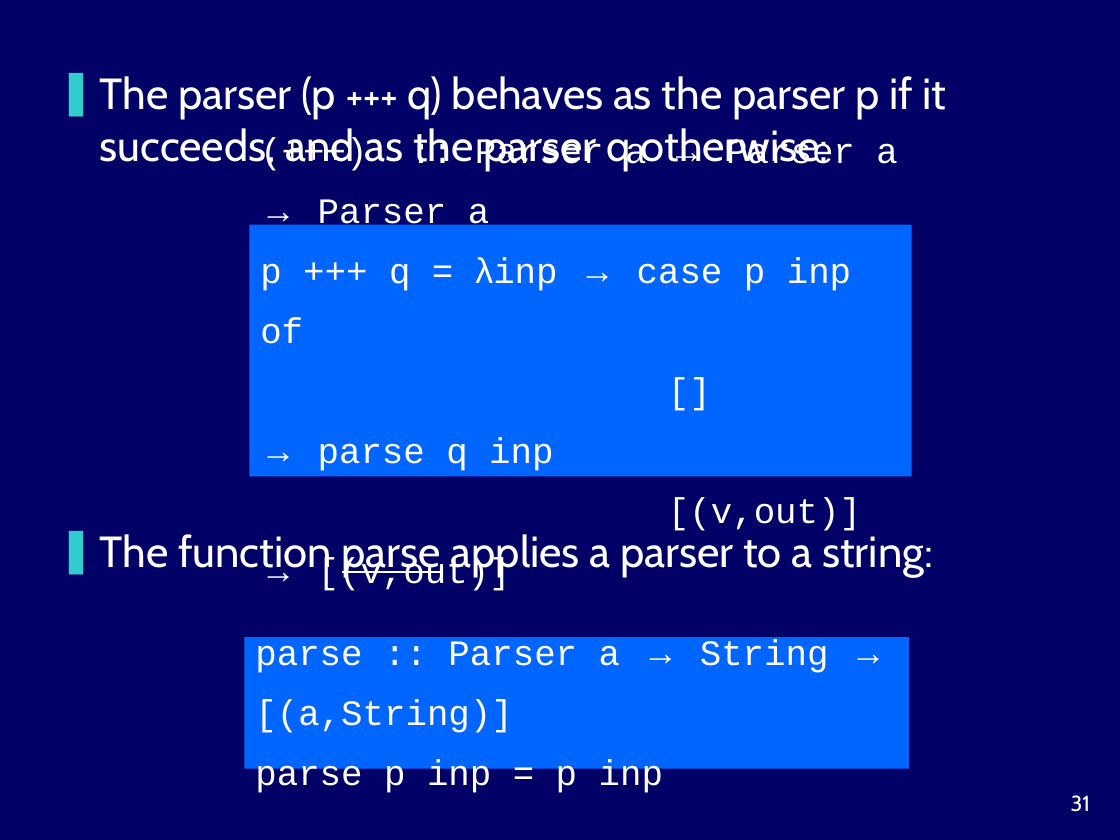
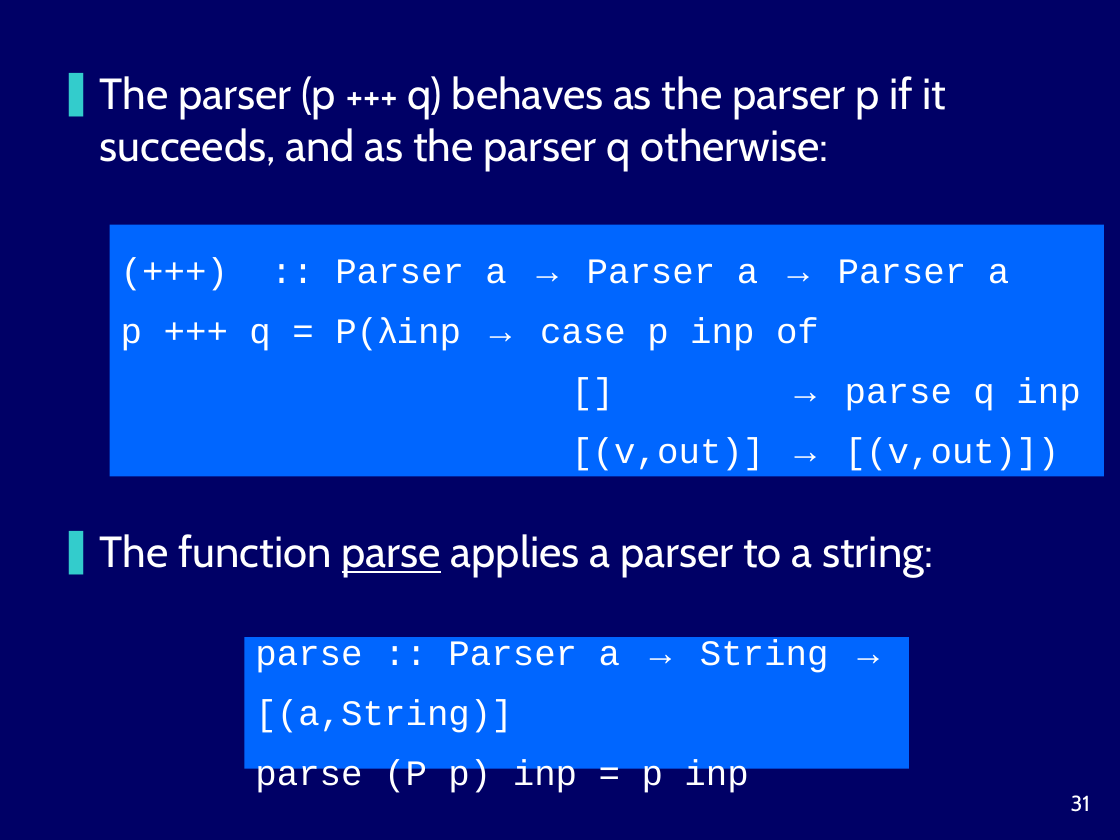
Before and after one commit to harrisonwl/harrisonwl.github.io, a slide deck: slide 31 of assets/courses/popl/fall2016/slides/Parsing.ppt. Drawn at 1120x840 pixels with LibreOffice and Linux fonts; fonts in the diff are those of the drawing. Boxes give left, top, right and bottom in pixels: in the first picture for what was removed or moved away, otherwise in the second. Text is boxed around its words. In the diff, an @@ line names an element or a change of style, - is before the commit and + after.

```diff
--- a/assets/courses/popl/fall2016/slides/Parsing.ppt
+++ b/assets/courses/popl/fall2016/slides/Parsing.ppt
@@ rectangle "(+++) :: Parser a → ...": place and size @@
-rectangle "(+++) :: Parser a → ..." at bbox=[250, 225, 912, 477]
+rectangle "(+++) :: Parser a → ..." at bbox=[110, 225, 1104, 477]
@@ text in rectangle at bbox=[121, 318, 819, 351]: text changed @@
-p +++ q = λinp → case p inp of
+p +++ q = P(λinp → case p inp of
@@ text in rectangle at bbox=[571, 438, 1060, 471]: text changed @@
-[(v,out)] → [(v,out)]
+[(v,out)] → [(v,out)])
@@ text in rectangle at bbox=[255, 760, 748, 795]: text changed @@
-parse p inp = p inp
+parse (P p) inp = p inp
```
Also in this commit, not shown: 6 other slides changed, 4 other files.
